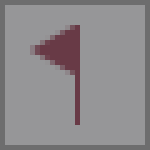
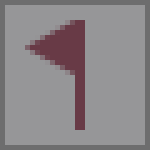
Before/after of a (150, 150) layered artwork. What changed in the layer stack:
painted on "Фигура 2", masked it over [25, 20, 75, 60]
painted on "Фигура 1", masked it over [75, 20, 85, 130]
